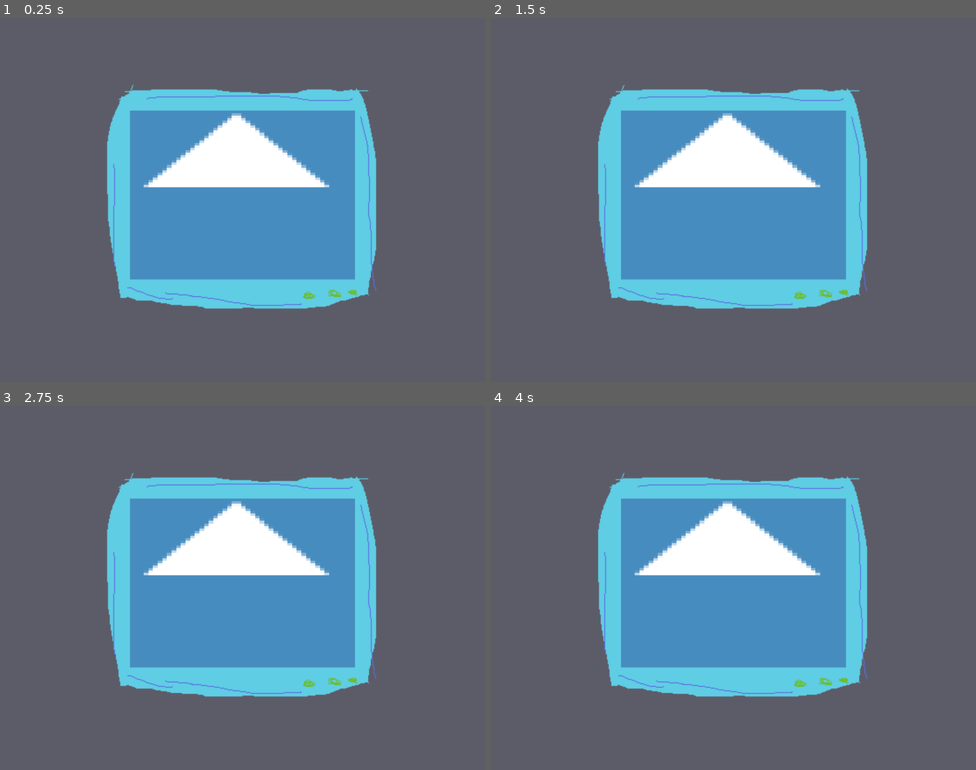
Above: before the commit, frames 1-4 (two rows, left to right).
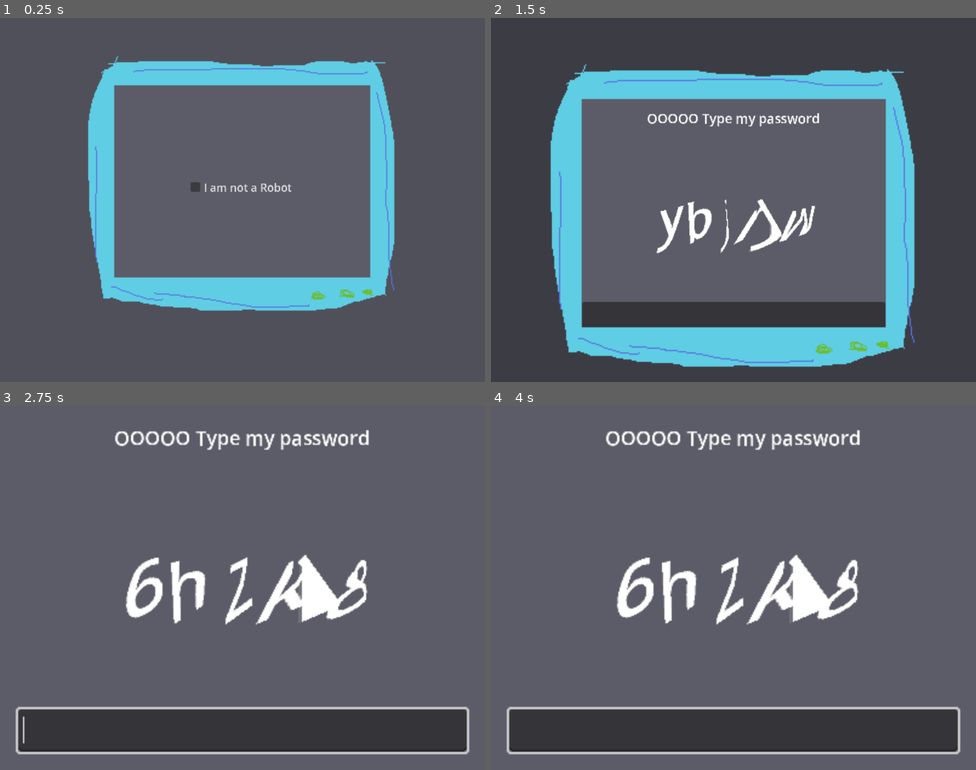
Above: after the commit, the same moments.

Repository: my-koala/UHackathon2025
Game: Godot game, scene res://assets/main.tscn
The game is run twice, just before and just after one commit, with the same random seed, the same clock (stepped at 60 frames per second) and the same inputs. The engine's default icon, where the game draws it, is replaced by a stand-in: a white triangle on a blue panel in a dark square.
Inputs (mouse positions are in pixels of both pictures, inside the frame that each line leads up to):
- Up to frame 1 (0.25 s): no input
- Up to frame 2 (1.5 s): click (733, 236) at 0.5 s, where only the run after the commit has a clickable "I am not a Robot"
- Up to frame 3 (2.75 s): no input
- Up to frame 4 (4 s): tap Enter at 2.75 s; tap Space at 3.5 s

The runs differ from the first frame. In frame 1, 36% of the frame differs, in the area x 18-82%, y 10-81%; in frame 2, 94%, in the area x 0-100%, y 0-100%; in frame 3, 45%; in frame 4, 45%.
Error before the commit: Modulo by zero error in operator '%'. (res://scripts/main.gd:39)

Commit message:
Completed main game loop

Diff:
--- a/assets/main.tscn
+++ b/assets/main.tscn
@@ -1,14 +1,149 @@
-[gd_scene load_steps=10 format=3 uid="uid://cysr4ls3c67mr"]
+[gd_scene load_steps=17 format=3 uid="uid://cysr4ls3c67mr"]
 
 [ext_resource type="Script" uid="uid://dfd7i7fey6h05" path="res://scripts/main.gd" id="1_2d37k"]
 [ext_resource type="Script" uid="uid://dc7164llywjw6" path="res://scripts/scaling_sub_viewport.gd" id="1_db5cl"]
 [ext_resource type="Texture2D" uid="uid://dlhm8ss4r1mfs" path="res://icon.svg" id="2_06ig3"]
 [ext_resource type="Texture2D" uid="uid://bwly1nwkb1tnf" path="res://assets/monitor_frame.png" id="2_836ik"]
+[ext_resource type="PackedScene" uid="uid://3iodv31k20n7" path="res://assets/microgame/checkbox/checkbox.tscn" id="3_ujfqy"]
+[ext_resource type="PackedScene" uid="uid://vmtxgpx5i7lx" path="res://assets/microgame/password/password.tscn" id="4_qdlv5"]
+
+[sub_resource type="Curve" id="Curve_836ik"]
+_limits = [1.0, 4.0, 0.0, 32.0]
+_data = [Vector2(0, 1), 0.0, 0.0, 0, 0, Vector2(32, 4), 0.0, 0.0, 0, 0]
+point_count = 2
 
 [sub_resource type="CanvasItemMaterial" id="CanvasItemMaterial_836ik"]
 blend_mode = 4
 light_mode = 1
 
+[sub_resource type="Animation" id="Animation_ujfqy"]
+resource_name = "gameover_enter"
+length = 0.5
+step = 0.25
+tracks/0/type = "value"
+tracks/0/imported = false
+tracks/0/enabled = true
+tracks/0/path = NodePath(".:visible")
+tracks/0/interp = 0
+tracks/0/loop_wrap = false
+tracks/0/keys = {
+"times": PackedFloat32Array(0, 0.5),
+"transitions": PackedFloat32Array(1, 1),
+"update": 1,
+"values": [true, true]
+}
+tracks/1/type = "value"
+tracks/1/imported = false
+tracks/1/enabled = true
+tracks/1/path = NodePath(".:modulate")
+tracks/1/interp = 2
+tracks/1/loop_wrap = false
+tracks/1/keys = {
+"times": PackedFloat32Array(0, 0.5),
+"transitions": PackedFloat32Array(1, 1),
+"update": 0,
+"values": [Color(1, 1, 1, 0), Color(1, 1, 1, 1)]
+}
+tracks/2/type = "value"
+tracks/2/imported = false
+tracks/2/enabled = true
+tracks/2/path = NodePath("button_restart:disabled")
+tracks/2/interp = 0
+tracks/2/loop_wrap = false
+tracks/2/keys = {
+"times": PackedFloat32Array(0, 0.5),
+"transitions": PackedFloat32Array(1, 1),
+"update": 0,
+"values": [true, false]
+}
+
+[sub_resource type="Animation" id="Animation_qdlv5"]
+length = 0.001
+tracks/0/type = "value"
+tracks/0/imported = false
+tracks/0/enabled = true
+tracks/0/path = NodePath(".:visible")
+tracks/0/interp = 1
+tracks/0/loop_wrap = true
+tracks/0/keys = {
+"times": PackedFloat32Array(0),
+"transitions": PackedFloat32Array(1),
+"update": 1,
+"values": [false]
+}
+tracks/1/type = "value"
+tracks/1/imported = false
+tracks/1/enabled = true
+tracks/1/path = NodePath(".:modulate")
+tracks/1/interp = 1
+tracks/1/loop_wrap = true
+tracks/1/keys = {
+"times": PackedFloat32Array(0),
+"transitions": PackedFloat32Array(1),
+"update": 0,
+"values": [Color(1, 1, 1, 1)]
+}
+tracks/2/type = "value"
+tracks/2/imported = false
+tracks/2/enabled = true
+tracks/2/path = NodePath("button_restart:disabled")
+tracks/2/interp = 1
+tracks/2/loop_wrap = true
+tracks/2/keys = {
+"times": PackedFloat32Array(0),
+"transitions": PackedFloat32Array(1),
+"update": 1,
+"values": [true]
+}
+
+[sub_resource type="Animation" id="Animation_tkxyu"]
+resource_name = "gameover_exit"
+length = 0.25
+step = 0.25
+tracks/0/type = "value"
+tracks/0/imported = false
+tracks/0/enabled = true
+tracks/0/path = NodePath(".:visible")
+tracks/0/interp = 0
+tracks/0/loop_wrap = false
+tracks/0/keys = {
+"times": PackedFloat32Array(0, 0.25),
+"transitions": PackedFloat32Array(1, 1),
+"update": 1,
+"values": [true, false]
+}
+tracks/1/type = "value"
+tracks/1/imported = false
+tracks/1/enabled = true
+tracks/1/path = NodePath(".:modulate")
+tracks/1/interp = 2
+tracks/1/loop_wrap = false
+tracks/1/keys = {
+"times": PackedFloat32Array(0, 0.25),
+"transitions": PackedFloat32Array(1, 1),
+"update": 0,
+"values": [Color(1, 1, 1, 1), Color(1, 1, 1, 0)]
+}
+tracks/2/type = "value"
+tracks/2/imported = false
+tracks/2/enabled = true
+tracks/2/path = NodePath("button_restart:disabled")
+tracks/2/interp = 0
+tracks/2/loop_wrap = false
+tracks/2/keys = {
+"times": PackedFloat32Array(0, 0.25),
+"transitions": PackedFloat32Array(1, 1),
+"update": 0,
+"values": [true, true]
+}
+
+[sub_resource type="AnimationLibrary" id="AnimationLibrary_qdlv5"]
+_data = {
+&"RESET": SubResource("Animation_qdlv5"),
+&"gameover_enter": SubResource("Animation_ujfqy"),
+&"gameover_exit": SubResource("Animation_tkxyu")
+}
+
 [sub_resource type="Animation" id="Animation_db5cl"]
 resource_name = "RESET"
 tracks/0/type = "value"
@@ -50,22 +185,10 @@
 tracks/3/type = "value"
 tracks/3/imported = false
 tracks/3/enabled = true
-tracks/3/path = NodePath("background/overlay:color:a")
-tracks/3/interp = 1
-tracks/3/loop_wrap = true
+tracks/3/path = NodePath("background/overlay:color")
+tracks/3/interp = 2
+tracks/3/loop_wrap = false
 tracks/3/keys = {
-"times": PackedFloat32Array(0),
-"transitions": PackedFloat32Array(1),
-"update": 0,
-"values": [0.0]
-}
-tracks/4/type = "value"
-tracks/4/imported = false
-tracks/4/enabled = true
-tracks/4/path = NodePath("background/overlay:color")
-tracks/4/interp = 1
-tracks/4/loop_wrap = true
-tracks/4/keys = {
 "times": PackedFloat32Array(0),
 "transitions": PackedFloat32Array(1),
 "update": 0,
@@ -184,9 +307,11 @@
 &"microgame_exit": SubResource("Animation_836ik")
 }
 
-[node name="main" type="Node"]
+[node name="main" type="Node" node_paths=PackedStringArray("micro_games")]
 script = ExtResource("1_2d37k")
-run_micro_games = null
+micro_games = [NodePath("monitor/sub_viewport_container/sub_viewport/checkbox"), NodePath("monitor/sub_viewport_container/sub_viewport/password")]
+lives = 2
+micro_game_time_scale_curve = SubResource("Curve_836ik")
 
 [node name="background" type="Control" parent="."]
 layout_mode = 3
@@ -228,7 +353,6 @@
 
 [node name="sub_viewport" type="SubViewport" parent="monitor/sub_viewport_container"]
 disable_3d = true
-handle_input_locally = false
 canvas_item_default_texture_filter = 0
 audio_listener_enable_2d = true
 physics_object_picking = true
@@ -238,7 +362,12 @@
 render_target_update_mode = 4
 script = ExtResource("1_db5cl")
 
+[node name="checkbox" parent="monitor/sub_viewport_container/sub_viewport" instance=ExtResource("3_ujfqy")]
+
+[node name="password" parent="monitor/sub_viewport_container/sub_viewport" instance=ExtResource("4_qdlv5")]
+
 [node name="sprite_2d" type="Sprite2D" parent="monitor/sub_viewport_container/sub_viewport"]
+visible = false
 position = Vector2(190, 121)
 scale = Vector2(7.64063, 4.07813)
 texture = ExtResource("2_06ig3")
@@ -252,8 +381,66 @@
 grow_vertical = 2
 scale = Vector2(1.45, 1.45)
 pivot_offset = Vector2(200, 150)
+mouse_filter = 2
 texture = ExtResource("2_836ik")
 expand_mode = 1
+
+[node name="gameover" type="Control" parent="."]
+visible = false
+layout_mode = 3
+anchors_preset = 15
+anchor_right = 1.0
+anchor_bottom = 1.0
+grow_horizontal = 2
+grow_vertical = 2
+
+[node name="color_rect" type="ColorRect" parent="gameover"]
+layout_mode = 1
+anchors_preset = 15
+anchor_right = 1.0
+anchor_bottom = 1.0
+grow_horizontal = 2
+grow_vertical = 2
+color = Color(0.219501, 0.219501, 0.219501, 1)
+
+[node name="label" type="Label" parent="gameover"]
+layout_mode = 0
+offset_left = 30.0
+offset_top = 28.0
+offset_right = 366.0
+offset_bottom = 77.0
+text = "game over
+(prahas needs to make a game over screen)"
+horizontal_alignment = 1
+
+[node name="button_restart" type="Button" parent="gameover"]
+layout_mode = 1
+anchors_preset = -1
+anchor_left = 0.5
+anchor_top = 0.75
+anchor_right = 0.5
+anchor_bottom = 0.75
+offset_left = -54.0
+offset_top = -31.0
+offset_right = 54.0
+grow_horizontal = 2
+grow_vertical = 0
+disabled = true
+action_mode = 0
+text = "restart game"
+
+[node name="label_score" type="Label" parent="gameover"]
+layout_mode = 0
+offset_left = 146.0
+offset_top = 135.0
+offset_right = 206.0
+offset_bottom = 158.0
+text = "SCORE: "
+
+[node name="animation_player" type="AnimationPlayer" parent="gameover"]
+libraries = {
+&"": SubResource("AnimationLibrary_qdlv5")
+}
 
 [node name="animation_player" type="AnimationPlayer" parent="."]
 libraries = {
--- a/scripts/main.gd
+++ b/scripts/main.gd
@@ -2,6 +2,7 @@
 extends Node
 
 # TODO: static noise animation
+# TODO: gameover, lives check
 
 @export
 var micro_games: Array[MicroGame] = []
@@ -11,8 +12,7 @@
 var lives: int = 5
 var _lives: int = 5
 
-@export
-var run_micro_games: bool = false
+var _micro_game_loop: bool = false
 var _micro_game_iteration: int = 0
 
 @export
@@ -20,32 +20,47 @@
 
 @onready
 var _animation_player: AnimationPlayer = $animation_player as AnimationPlayer
-
+@onready
+var _gameover_button_restart: Button = $gameover/button_restart as Button
+@onready
+var _gameover_label_score: Label = $gameover/label_score as Label
+@onready
+var _gameover_animation_player: AnimationPlayer = $gameover/animation_player as AnimationPlayer
 
 func _ready() -> void:
 	if Engine.is_editor_hint():
 		return
+
+	_gameover_button_restart.pressed.connect(_on_gameover_button_restart_pressed)
 
 	# play animations?
 	# await for prompts?
 	loop_start()
 
 
+func _on_gameover_button_restart_pressed() -> void:
+	_gameover_animation_player.play(&"gameover_exit")
+	loop_start()
+
 func loop_start() -> void:
+	if _micro_game_loop:
+		return
+	_micro_game_loop = true
 	_lives = lives
 	_micro_game_iteration = 0
 	micro_games.shuffle()
+	_set_next_microgame()
 
-	_micro_game_current = micro_games[micro_games.size() % _micro_game_iteration]
-	_micro_game_current.on_complete.connect(_on_current_microgame_completed)
-	# TODO: await for animation?
+func loop_stop() -> void:
+	if !_micro_game_loop:
+		return
 
-	_animation_player.play(&"microgame_enter")
-	await _animation_player.animation_finished
-
-	_micro_game_current.start(micro_game_time_scale_curve.sample(float(_micro_game_iteration)))
+	_gameover_label_score.text = "SCORE: %d" % [_micro_game_iteration]
+	_micro_game_loop = false
 
 func _on_current_microgame_completed(success: bool) -> void:
+	_micro_game_current.on_complete.disconnect(_on_current_microgame_completed)
+
 	if !success:
 		print("not successful, decrement lives")
 		_lives -= 1
@@ -57,17 +72,28 @@
 	_animation_player.play(&"microgame_exit")
 	await _animation_player.animation_finished
 
-	_micro_game_iteration += 1
-	loop_update()
-
-func loop_update() -> void:
 	if _lives <= 0:
 		print("game over")
+		_gameover_animation_player.play(&"gameover_enter")
+		loop_stop()
+	else:
+		_set_next_microgame()
 
-		# end the game, probably some animation
+func _set_next_microgame() -> void:
+	_micro_game_iteration += 1
 
+	_micro_game_current = micro_games[_micro_game_iteration % micro_games.size()]
+	_micro_game_current.on_complete.connect(_on_current_microgame_completed)
 
+	for micro_game: MicroGame in micro_games:
+		if micro_game == _micro_game_current:
+			micro_game.visible = true
+		else:
+			micro_game.visible = false
 
-func _physics_process(delta: float) -> void:
-	if Engine.is_editor_hint():
-		return
+	# TODO: await for animation?
+
+	_animation_player.play(&"microgame_enter")
+	await _animation_player.animation_finished
+
+	_micro_game_current.start(micro_game_time_scale_curve.sample(float(_micro_game_iteration)))
